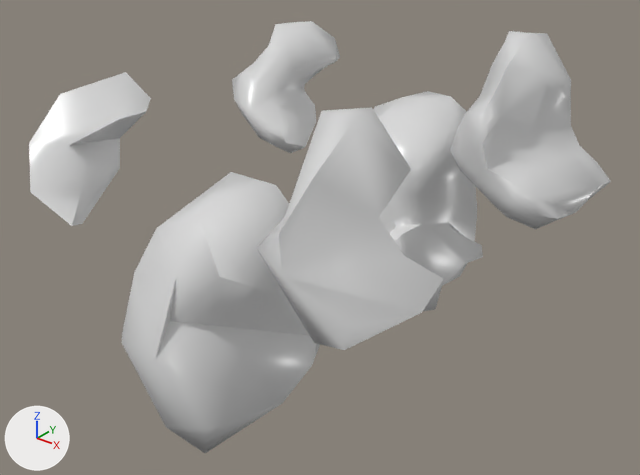
Two versions of the FBX model Adrift/Assets/Master/Models/Outside/rock-l3.fbx, one commit apart.
One viewpoint serves both versions: a 50 mm camera at (0.292, -0.46, 0.225) aimed at (0.003, -0.1, 0.002). Arrows for +X, +Y and +Z are at lower left; the lights stay in place. Where no turn or scale is listed for an object, it has been applied to the vertices.

The older version as bpy lines, for what is in view:
```python
ob_polymsh = bpy.data.objects.new('polymsh', me_ncl1_3)
ob_polymsh.location = (0.0, 0.0, 0.0)
ob_polymsh1 = bpy.data.objects.new('polymsh1', me_ncl1_4)
ob_polymsh1.location = (0.087, 0.0, 0.067)
ob_polymsh2 = bpy.data.objects.new('polymsh2', me_ncl1_5)
ob_polymsh2.location = (-0.0895, 0.0, 0.067)
ob_polymsh3 = bpy.data.objects.new('polymsh3', me_ncl1_6)
ob_polymsh3.location = (-0.0895, -0.1658, 0.067)
ob_polymsh4 = bpy.data.objects.new('polymsh4', me_ncl1_7)
ob_polymsh4.location = (0.0, -0.1658, 0.0)
ob_polymsh5 = bpy.data.objects.new('polymsh5', me_ncl1_8)
ob_polymsh5.location = (0.087, -0.1658, 0.067)
```
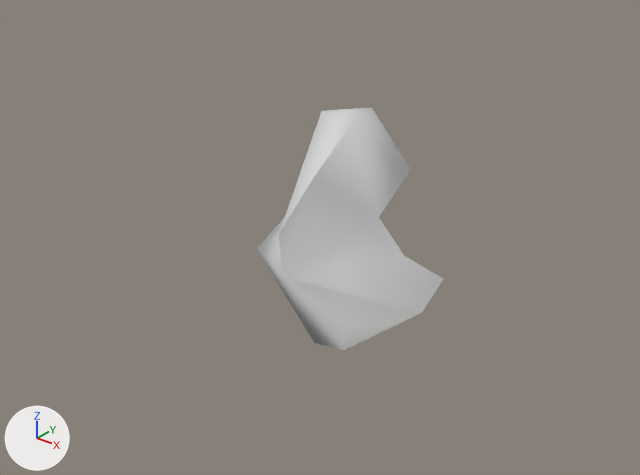
Commit message: updated rock models

What differs and where, as boxes [x1, y1, x2, y2] in the pictures (640 x 475 px):
'polymsh4', deleted
    before: [122, 172, 320, 453]
'polymsh1', deleted
    before: [450, 31, 611, 229]
'polymsh', deleted
    before: [373, 91, 483, 311]
'polymsh3', deleted
    before: [29, 72, 151, 226]
'polymsh2', deleted
    before: [232, 21, 340, 153]

The change, as a diff of the scene's bpy script:
```diff
--- a/Adrift/Assets/Master/Models/Outside/rock-l3.fbx.py
+++ b/Adrift/Assets/Master/Models/Outside/rock-l3.fbx.py
@@ ob_polymsh @@
-ob_polymsh = bpy.data.objects.new('polymsh', me_ncl1_3)
-ob_polymsh.location = (0.0, 0.0, 0.0)
@@ ob_polymsh1 @@
-ob_polymsh1 = bpy.data.objects.new('polymsh1', me_ncl1_4)
-ob_polymsh1.location = (0.087, 0.0, 0.067)
@@ ob_polymsh3 @@
-ob_polymsh3 = bpy.data.objects.new('polymsh3', me_ncl1_6)
-ob_polymsh3.location = (-0.0895, -0.1658, 0.067)
@@ ob_polymsh2 @@
-ob_polymsh2 = bpy.data.objects.new('polymsh2', me_ncl1_5)
-ob_polymsh2.location = (-0.0895, 0.0, 0.067)
@@ ob_polymsh4 @@
-ob_polymsh4 = bpy.data.objects.new('polymsh4', me_ncl1_7)
-ob_polymsh4.location = (0.0, -0.1658, 0.0)
```
